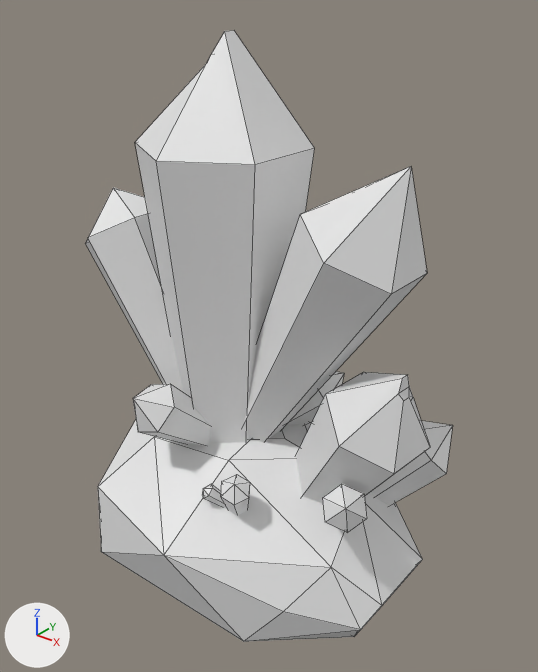
The FBX model Assets/Models/quartz gem.fbx: old version first, new version second.
One viewpoint serves both versions: a 50 mm lens placed at (0.357, -0.412, 0.521), pointed at (0.015, 0.016, 0.255). The axes (+X, +Y, +Z) are drawn at lower left. The lights are the same throughout. Mesh edges are drawn as thin lines. Where no turn or scale is listed for an object, it has been applied to the vertices.
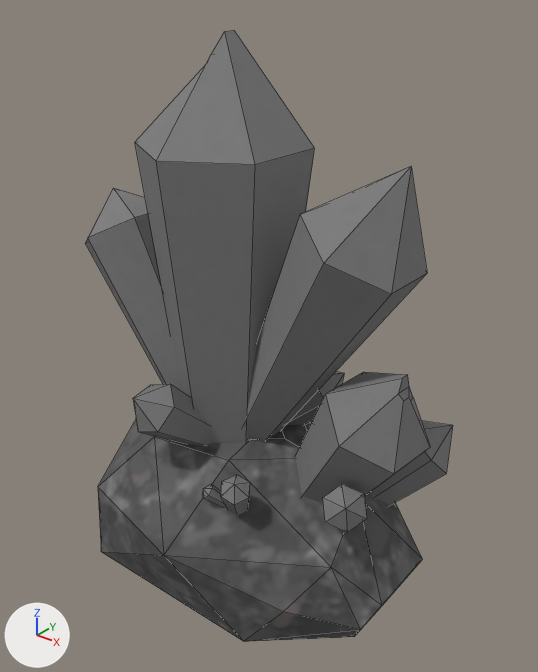
The newer file is also turned or shifted as a whole; pictures and numbers use the older file's frame.

Pixel boxes (x1, y1, x2, y2) of what changed, in the pictures (538 x 672 px):
```json
{"object": "Icosphere.001", "change": "recoloured", "before": [85, 30, 453, 642], "after": [85, 30, 453, 642]}
```

Scene script edits in JSON lines:
```json
{"op": "add", "block": "img_quartz_texture_base_png", "code": ["img_quartz_texture_base_png = load_image('quartz texture base.png', '../Roel artist/quartz texture base.png', 2048, 2048, 'sRGB')"]}
{"op": "add", "block": "mat_material_002", "code": ["mat_material_002 = principled_material('Material.002')", "mat_material_002.texture = img_quartz_texture_base_png", "mat_material_002.roughness = 0.836"]}
{"block": "me_icosphere_001", "where": "me_icosphere_001.from_pydata(...)  # 236 vertices, 229 faces; spans x -0.166..0.153, y -0.126..0.116, z -0.169..0.312"}
{"op": "add", "block": "me_icosphere_001", "code": "me_icosphere_001.materials.append(mat_material_002)  # picture img_quartz_texture_base_png"}
```
